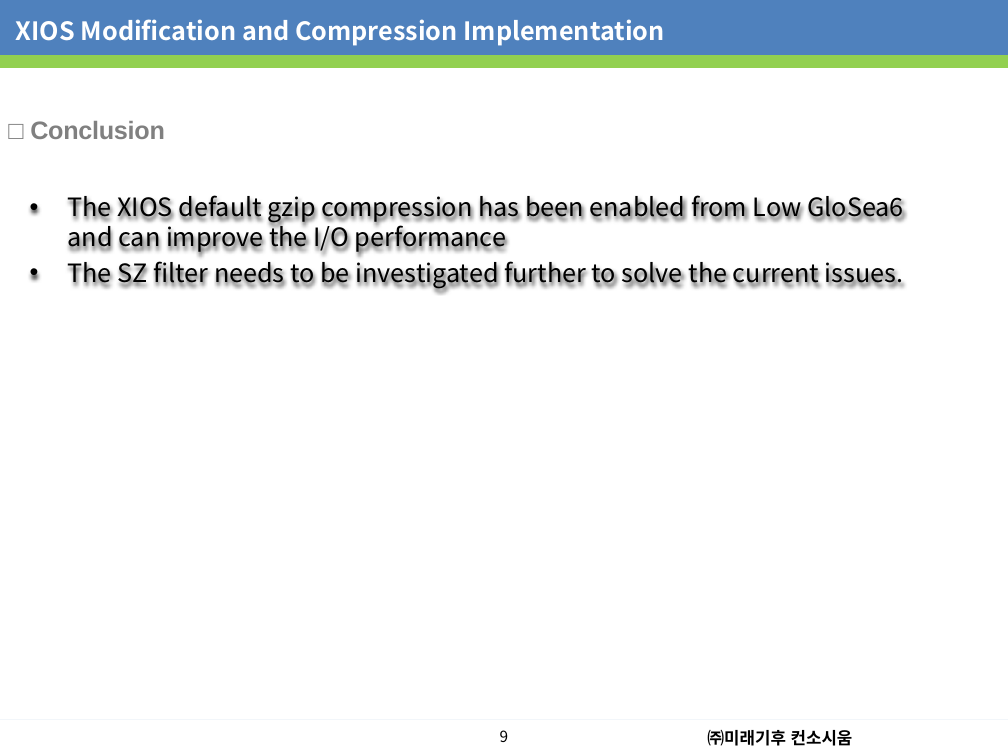
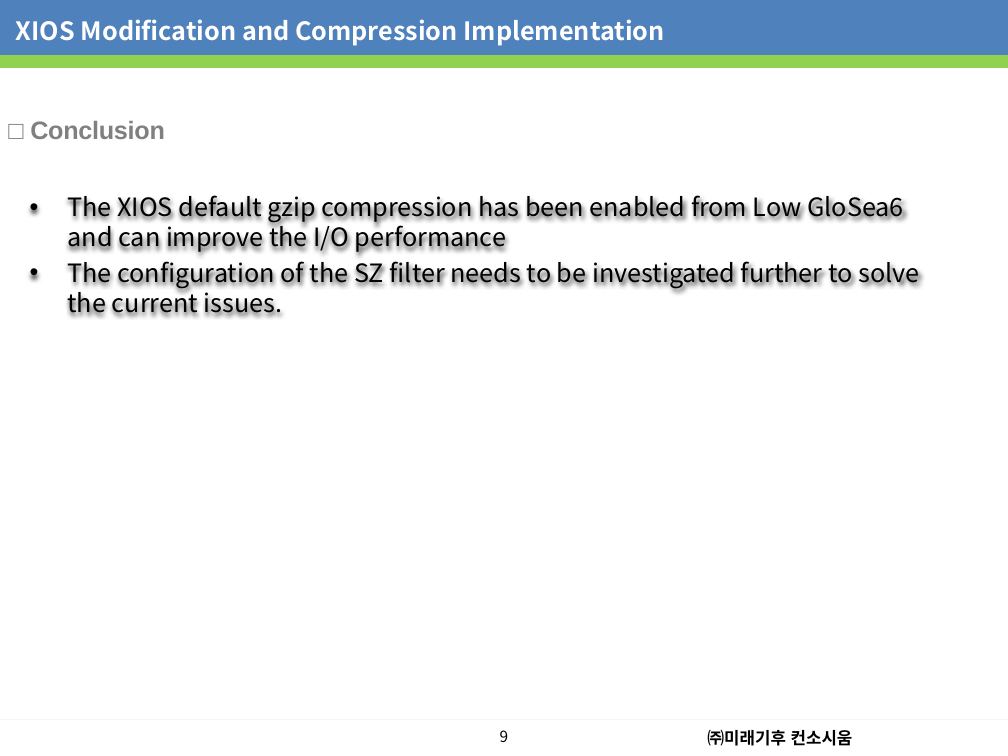
Before and after one commit to dhanifudin/presentation, a slide deck: slide 10 of seminar/Seminar20230613.pptx. Drawn at 1008x756 pixels with LibreOffice and Linux fonts; fonts in the diff are those of the drawing; background and template pictures are left out. Boxes give left, top, right and bottom in pixels: in the first picture for what was removed or moved away, otherwise in the second. Text is boxed around its words. In the diff, an @@ line names an element or a change of style, - is before the commit and + after.

```diff
--- a/seminar/Seminar20230613.pptx
+++ b/seminar/Seminar20230613.pptx
@@ text in rectangle at [68, 256, 919, 315]: text changed @@
-• The SZ filter needs to be investigated further to solve the current issues.
+• The configuration of the SZ filter needs to be investigated further to solve the current issues.
```
Also in this commit, not shown: 1 other slide changed.
